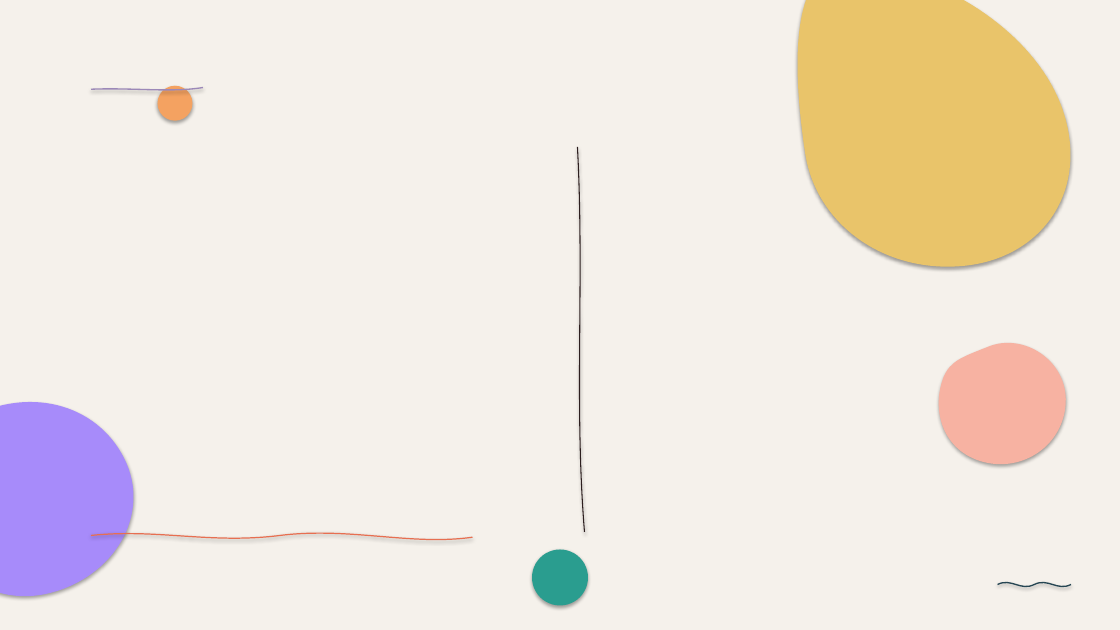
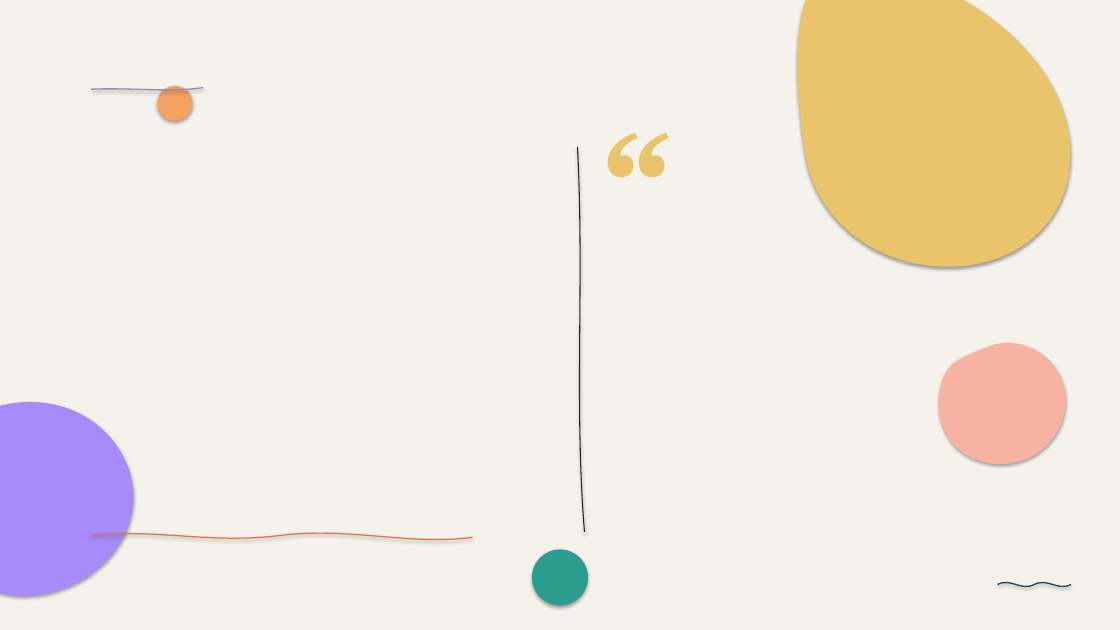
Before and after one commit to vamsiramakrishnan/pixelpitch, a slide deck: slide 30 of _bench/corpus/divergent-deck.pptx. Drawn at 1120x630 pixels with LibreOffice and Linux fonts; fonts in the diff are those of the drawing. Boxes give left, top, right and bottom in pixels: in the first picture for what was removed or moved away, otherwise in the second. Text is boxed around its words. In the diff, an @@ line names an element or a change of style, - is before the commit and + after.

```diff
--- a/_bench/corpus/divergent-deck.pptx
+++ b/_bench/corpus/divergent-deck.pptx
@@ text added at [602,99,674,261], 111 pt, text #E9C46A, bold, italic @@
+“
```
Also in this commit, not shown: 5 other slides changed, 1 slide added, 1 slide removed, 2 other files.
